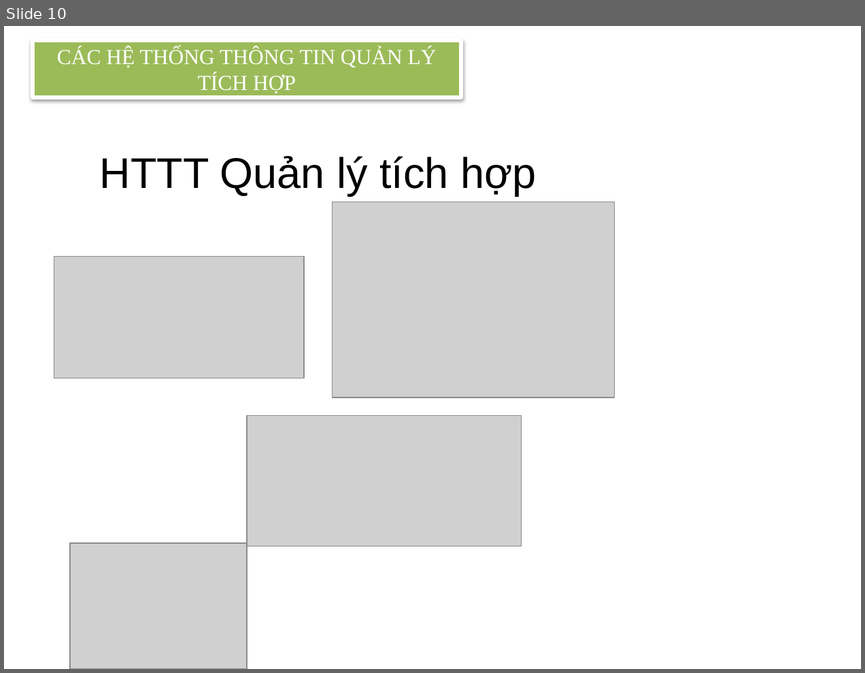
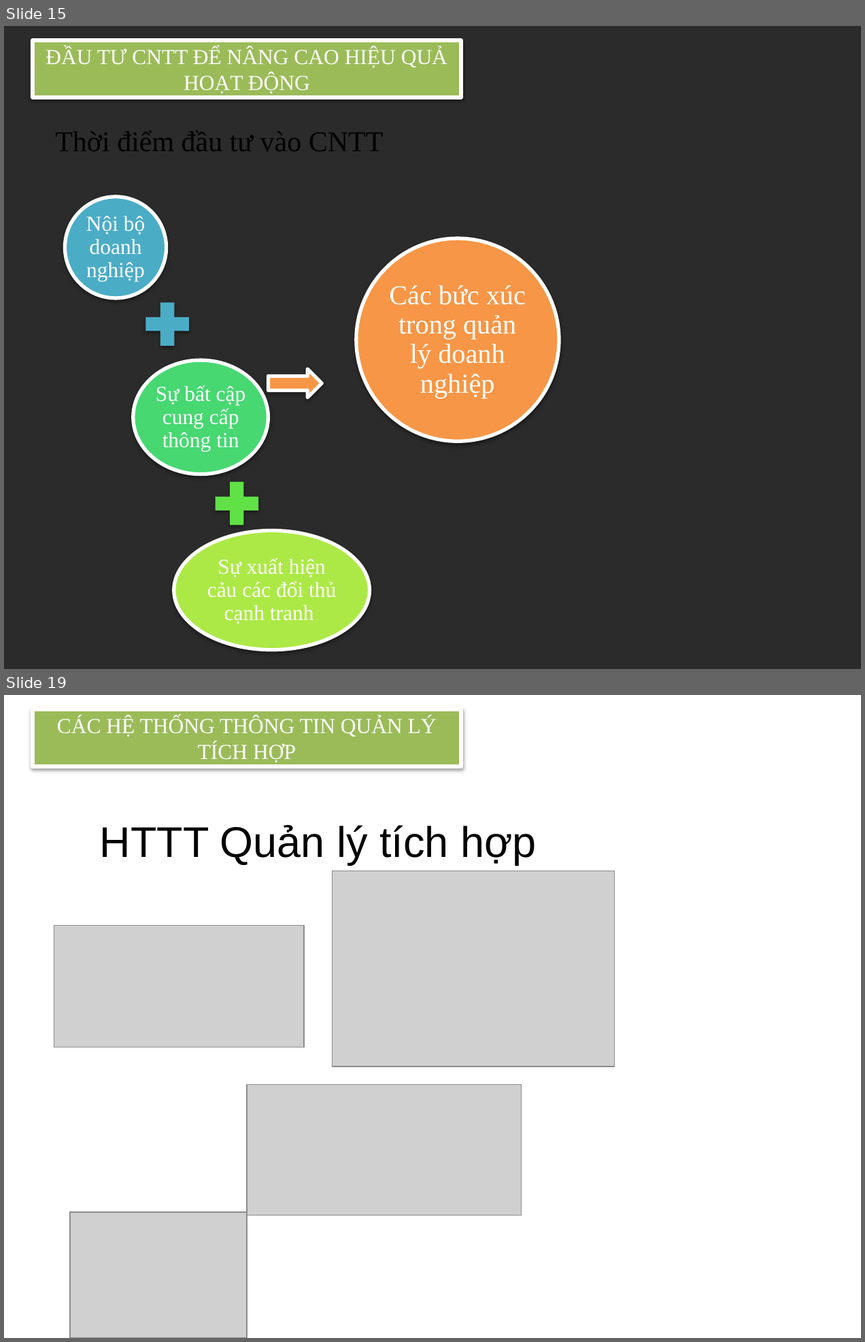
Before and after one commit to ngcdai/phattrienungdungweb, a slide deck: fullkoche.pptx. Shown one above the other, each under a label of ours: slide 10 before the commit, slides 15 and 19 after it; the slides between them are not shown. The pictures are 865x673 and 865x1342 pixels, drawn with LibreOffice and Linux fonts; fonts in the diff are those of the drawing; grey boxes stand for pictures; background and template pictures are left out; a plain dark background stands for a picture behind light text. Boxes give left, top, right and bottom in pixels: in the first picture for what was removed or moved away, otherwise in the second. Text is boxed around its words. In the diff, an @@ line names an element or a change of style, - is before the commit and + after.

```diff
--- a/fullkoche.pptx
+++ b/fullkoche.pptx
@@ slide 15 added at (4, 26, 861, 669), background picture (left out) @@
@@ rectangle added at (33, 40, 461, 98), fill #9BBB59, outline #FFFFFF 3 pt, 18 pt, text #FFFFFF @@
+ĐẦU TƯ CNTT ĐỂ NÂNG CAO HIỆU QUẢ HOẠT ĐỘNG
@@ text added at (55, 131, 383, 151), 24 pt, text #000000 @@
+Thời điểm đầu tư vào CNTT
@@ group added at (65, 197, 559, 649): 4 ellipses, 4 texts, 2 plus signs, 1 right arrow @@
+Nội bộ doanh nghiệp
+Sự bất cập cung cấp thông tin
+Sự xuất hiện cảu các đổi thủ cạnh tranh
+Các bức xúc trong quản lý doanh nghiệp
@@ right arrow added at (268, 369, 321, 397), fill #F79646, outline #FFFFFF 3 pt @@
@@ what was slide 10 is now slide 19 @@
```
Also in this commit, not shown: 5 slides changed, 8 other slides added.
